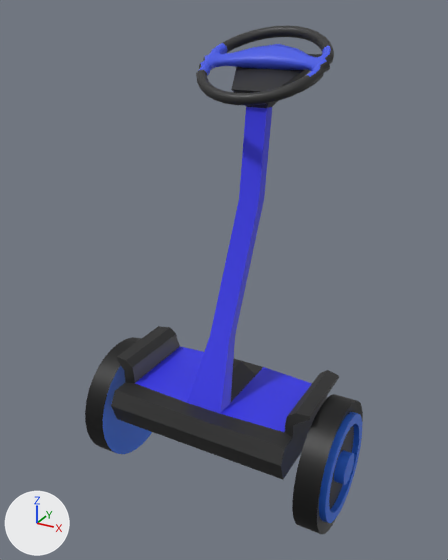
The FBX model blender/segway.fbx, before and after one commit.
The view is the same before and after, from a 50 mm lens placed at (0.823, -1.485, 1.273), pointed at (-0.04, 0.083, 0.489). The axes (+X, +Y, +Z) are drawn at lower left. The lights are the same throughout.
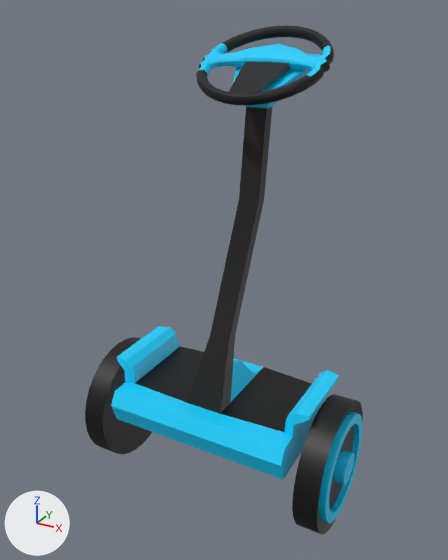
Location of each change, [x1, y1, x2, y2] in pixels of the pictures (448 x 560 px; the box of a moved part takes in the faces that stretch with it):
part 1 of me_cube_018, recoloured (black to cyan)
    both: [111, 54, 339, 480]
part 2 of me_cube_018, recoloured (blue to black)
    both: [135, 107, 312, 432]
part 3 of me_cylinder_021, recoloured (blue to black)
    both: [103, 366, 152, 454]
part 4 of me_cylinder_021, recoloured (blue to cyan)
    both: [319, 412, 362, 523]
part 5 of me_torus_001, moved or reshaped
    before: [245, 61, 290, 69]
    after: [229, 61, 290, 93]
part 6 of me_torus_001, recoloured (blue to cyan)
    both: [198, 43, 331, 77]
part 7 of me_torus_001, recoloured (grey to black)
    both: [197, 25, 334, 106]

The change in detail:
Material 'segway1' (mat_segway1) is new.
Its base color is (0.0, 0.627, 1.0) (cyan #00cfff).
me_torus_001 is used by ob_torus_001; location (0.0, 0.0, 0.0).
me_torus_001 had 574 vertices, 576 faces and spanned x -0.204..0.204, y 0.069..0.433, z 1.025..1.222.
me_torus_001 now has 572 vertices, 576 faces and spans x -0.204..0.204, y 0.069..0.433, z 1.025..1.222.
Part 5, on me_torus_001:
2 vertices are removed from x 0.0, y 0.1..0.285, z 1.048..1.116.
8 faces are deleted.
8 new faces join them, mat_material_014 (black #000000).
me_torus_001 part 6: 220 faces spanning x -0.196..0.196, y 0.173..0.373, z 1.074..1.173 switch from mat_material_009 (blue #4459e7) to mat_segway1 (cyan #00cfff).
me_torus_001 part 7: 348 faces spanning x -0.204..0.204, y 0.069..0.433, z 1.025..1.222 switch from mat_material_013 (black #2b2b2b) to mat_material_014 (black #000000).
me_cube_018 has 148 vertices, 146 faces and spans x -0.338..0.338, y -0.2..0.382, z 0.038..1.145.
me_cube_018 is used by ob_cube_013; location (0.0, 0.0, 0.0).
me_cube_018 part 1: all 122 faces that had it switch from mat_material_010 (black #242424) to mat_segway1 (cyan #00cfff).
me_cube_018 part 2: all 24 faces that had it switch from mat_material_012 (blue #3434e7) to mat_material_014 (black #000000).
me_cylinder_021 has 512 vertices, 452 faces and spans x -0.436..0.436, y -0.203..0.203, z -0.203..0.203.
me_cylinder_021 is used by ob_cylinder_018; location (0.0, 0.0, 0.0).
me_cylinder_021 part 3: all 2 faces centred in x -0.338..0.338, y 0.0, z 0.0 switch from mat_material_011 (blue #2c6de7) to mat_material_014 (black #000000).
me_cylinder_021 part 4: all 129 faces centred in x 0.413..0.436, y -0.165..0.165, z -0.165..0.165 switch from mat_material_011 (blue #2c6de7) to mat_segway1 (cyan #00cfff).
